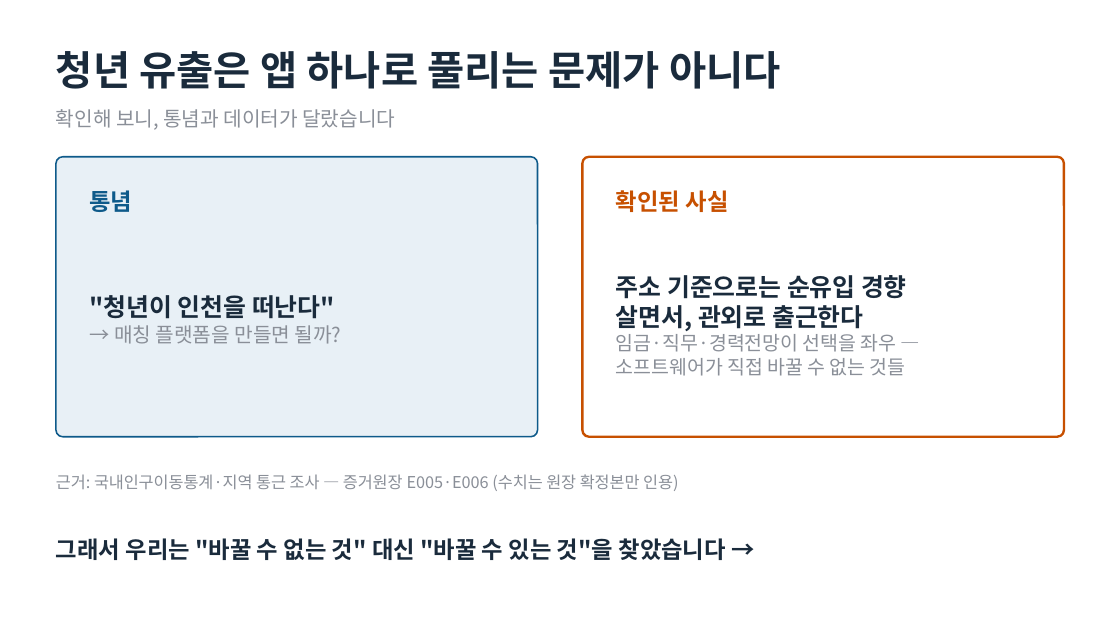
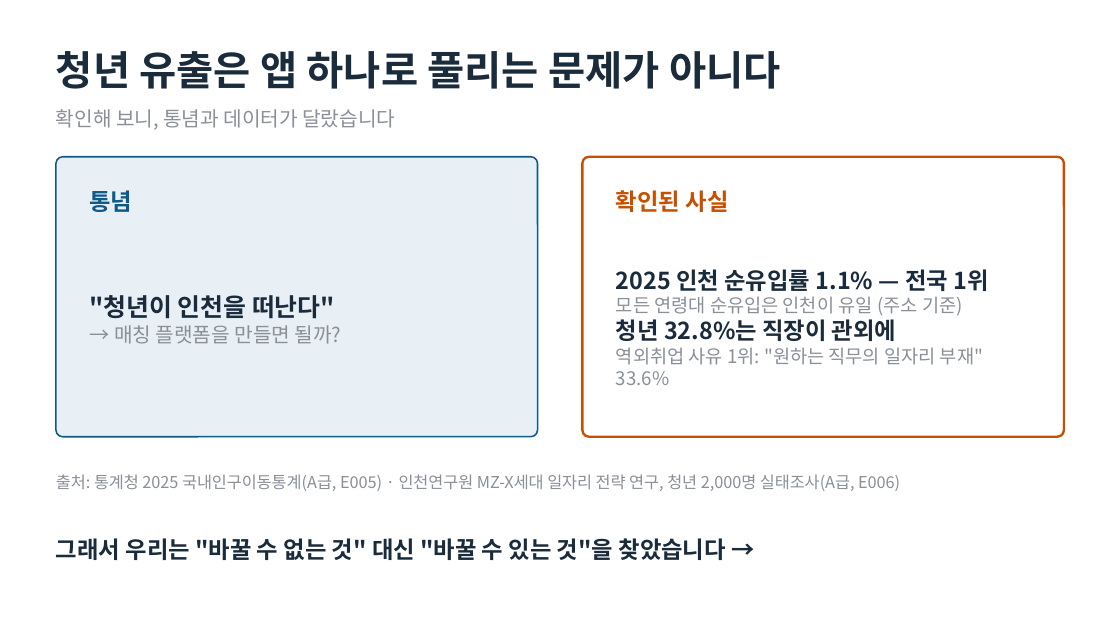
Before and after one commit to rokmc1893/INU-X-UOU, a slide deck: slide 2 of 05_발표자료/정책핏_인천_발표_v1.pptx. Drawn at 1120x630 pixels with LibreOffice and Linux fonts; fonts in the diff are those of the drawing. Boxes give left, top, right and bottom in pixels: in the first picture for what was removed or moved away, otherwise in the second. Text is boxed around its words. In the diff, an @@ line names an element or a change of style, - is before the commit and + after.

```diff
--- a/05_발표자료/정책핏_인천_발표_v1.pptx
+++ b/05_발표자료/정책핏_인천_발표_v1.pptx
@@ text at bbox=[616, 269, 988, 385]: text changed; size 12.5 to 12 pt @@
-주소 기준으로는 순유입 경향
-살면서, 관외로 출근한다
-임금·직무·경력전망이 선택을 좌우 — 소프트웨어가 직접 바꿀 수 없는 것들
+2025 인천 순유입률 1.1% — 전국 1위
+모든 연령대 순유입은 인천이 유일 (주소 기준)
+청년 32.8%는 직장이 관외에
+역외취업 사유 1위: "원하는 직무의 일자리 부재" 33.6%
@@ text at bbox=[56, 474, 900, 491]: text changed @@
-근거: 국내인구이동통계·지역 통근 조사 — 증거원장 E005·E006 (수치는 원장 확정본만 인용)
+출처: 통계청 2025 국내인구이동통계(A급, E005) · 인천연구원 MZ-X세대 일자리 전략 연구, 청년 2,000명 실태조사(A급, E006)
```
Also in this commit, not shown: 1 other file.
